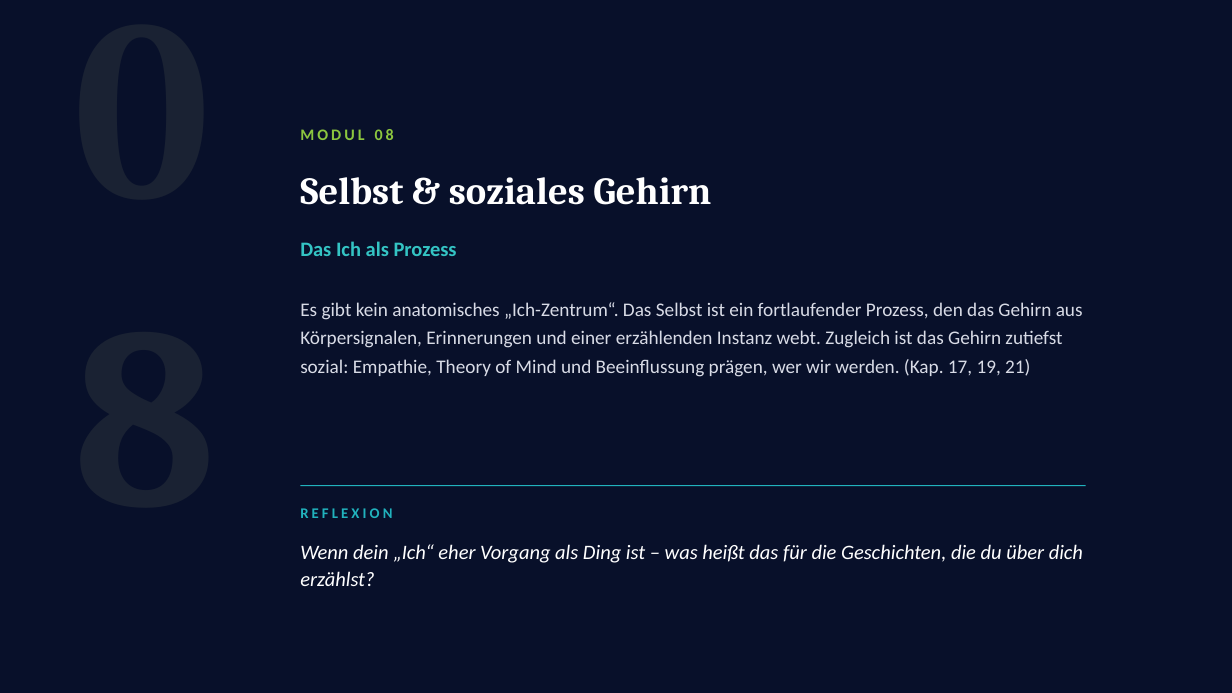
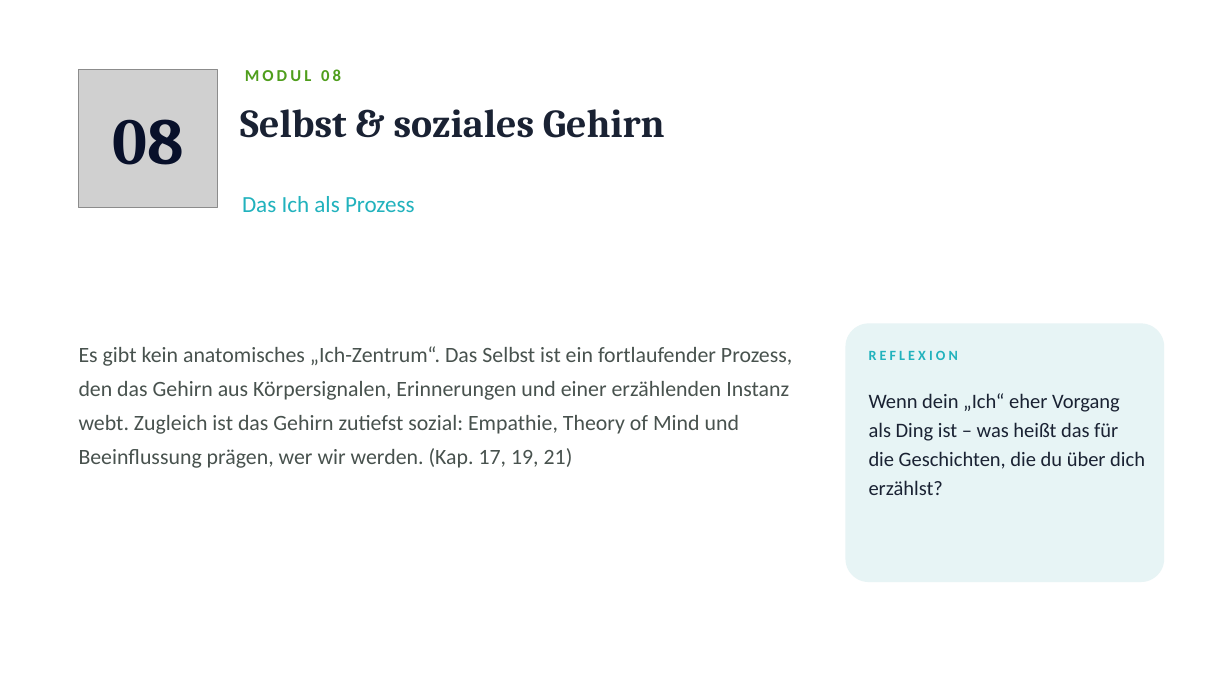
Before and after one commit to Heiko888/werdemeisterdeinergedanken, a slide deck: slide 15 of content/vorlagen/workshop/WMDG-Workshop-Wissensreise-Dein-Gehirn-verstehen.pptx. Drawn at 1232x693 pixels with LibreOffice and Linux fonts; fonts in the diff are those of the drawing; grey boxes stand for pictures. Boxes give left, top, right and bottom in pixels: in the first picture for what was removed or moved away, otherwise in the second. Text is boxed around its words. In the diff, an @@ line names an element or a change of style, - is before the commit and + after.

```diff
--- a/content/vorlagen/workshop/WMDG-Workshop-Wissensreise-Dein-Gehirn-verstehen.pptx
+++ b/content/vorlagen/workshop/WMDG-Workshop-Wissensreise-Dein-Gehirn-verstehen.pptx
@@ background #08102A to #FFFFFF @@
@@ text "08" at (x1=112, y1=119, x2=183, y2=165): vertical alignment top to middle @@
@@ picture added at (x1=79, y1=69, x2=217, y2=208) @@
@@ text at (x1=245, y1=69, x2=341, y2=81): text changed; size 200 to 13 pt; font Cambria to Calibri; text colour #1A2233 to #4F9E1C @@
-08
+MODUL 08
@@ text "MODUL 08" at (x1=245, y1=69, x2=341, y2=81): vertical alignment middle to top @@
@@ text at (x1=112, y1=119, x2=183, y2=165): text changed; size 12.5 to 51 pt; font Calibri to Cambria; text colour #8CC63F to #08102A @@
-MODUL 08
+08
@@ text "Selbst & soziales Gehirn" moved from (x1=300, y1=177, x2=711, y2=205) to (x1=240, y1=109, x2=665, y2=138) @@
@@ text "Selbst & soziales Gehirn" at (x1=240, y1=109, x2=665, y2=138): size 30 to 31 pt, text colour #FFFFFF to #1A2233; line spacing 1 to 1.02 @@
@@ text "Das Ich als Prozess" moved from (x1=300, y1=241, x2=457, y2=256) to (x1=242, y1=196, x2=415, y2=212) @@
@@ text "Das Ich als Prozess" at (x1=242, y1=196, x2=415, y2=212): size 16 to 18 pt, text colour #34C4C4 to #21B2BD, bold off @@
@@ rounded rectangle added at (x1=846, y1=323, x2=1165, y2=582), fill #E7F4F5 @@
@@ text "Es gibt kein anatomisches „Ich-Zentrum“. ..." moved from (x1=300, y1=302, x2=1083, y2=377) to (x1=79, y1=346, x2=792, y2=468) @@
@@ text "Es gibt kein anatomisches „Ich-Zentrum“. ..." at (x1=79, y1=346, x2=792, y2=468): size 15 to 17 pt, text colour #D8DBE6 to #48524E; line spacing 1.25 to 1.3 @@
@@ text "REFLEXION" moved from (x1=300, y1=508, x2=392, y2=518) to (x1=869, y1=350, x2=958, y2=360) @@
@@ text "REFLEXION" at (x1=869, y1=350, x2=958, y2=360): size 11.5 to 11 pt @@
@@ text "Wenn dein „Ich“ eher Vorgang ..." moved from (x1=300, y1=544, x2=1083, y2=586) to (x1=869, y1=393, x2=1145, y2=495) @@
@@ text "Wenn dein „Ich“ eher Vorgang ..." at (x1=869, y1=393, x2=1145, y2=495): text colour #FFFFFF to #1A2233, italic off; line spacing 1.12 to 1.18 @@
@@ rectangle removed at (x1=300, y1=485, x2=1086, y2=486) @@
```
Also in this commit, not shown: 19 other slides changed, 25 other files.
